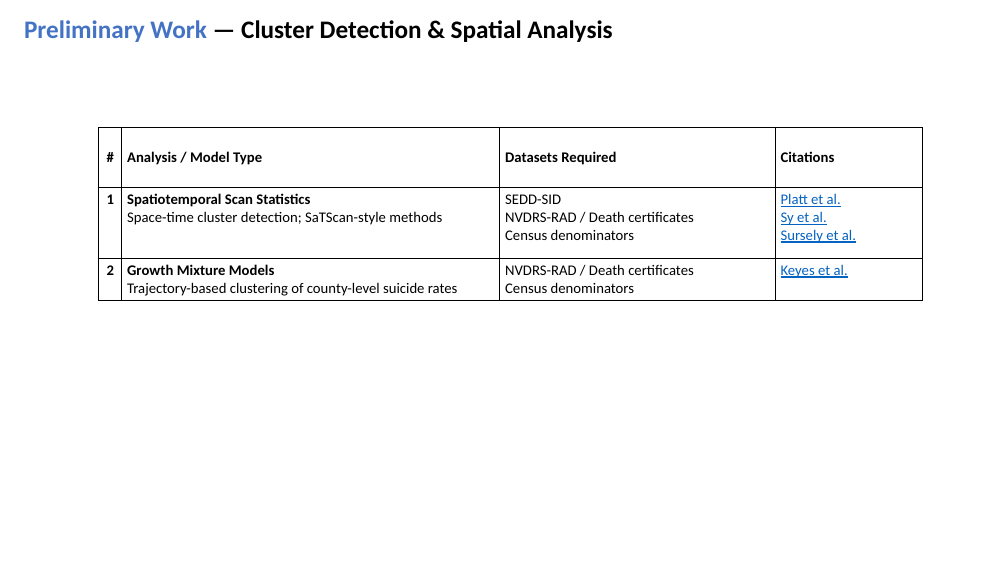
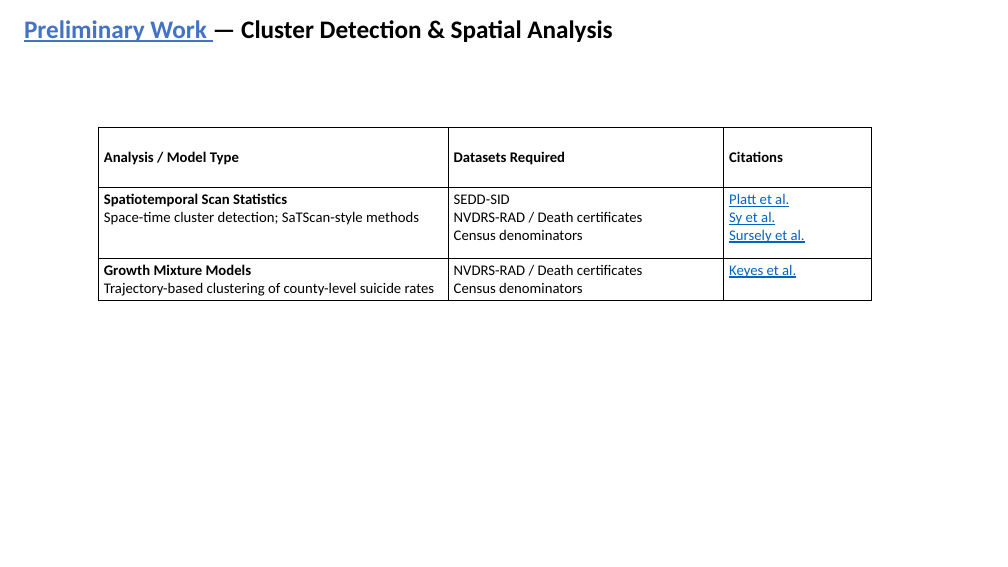
Before and after one commit to MatteoPS/suicide_forecasting, a slide deck: slide 4 of docs/Suicide_forcasting_note_slides.pptx. Drawn at 1008x567 pixels with LibreOffice and Linux fonts; fonts in the diff are those of the drawing. Boxes give left, top, right and bottom in pixels: in the first picture for what was removed or moved away, otherwise in the second. Text is boxed around its words. In the diff, an @@ line names an element or a change of style, - is before the commit and + after.

```diff
--- a/docs/Suicide_forcasting_note_slides.pptx
+++ b/docs/Suicide_forcasting_note_slides.pptx
@@ text "Preliminary Work — Cluster Detection ..." at box(24, 20, 612, 42): underline on in "Preliminary Work" @@
@@ table at box(98, 127, 871, 300) @@
-column 1: # | 1 | 2
@@ table: place and size @@
-table at box(98, 127, 923, 300)
+table at box(98, 127, 871, 300)
```
Also in this commit, not shown: 5 other slides changed, 2 slides added.
